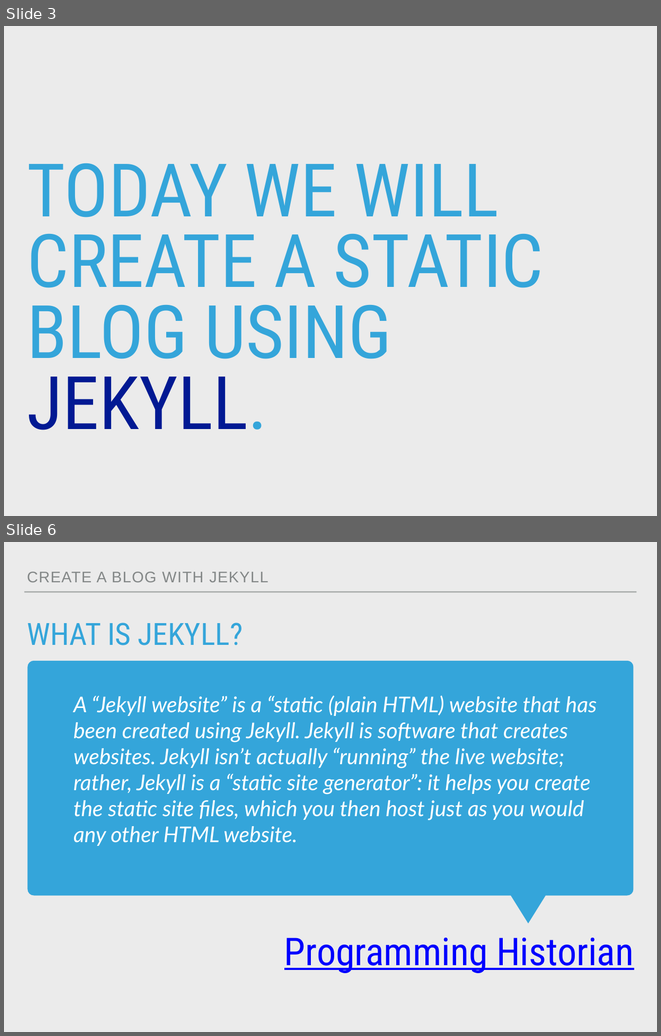
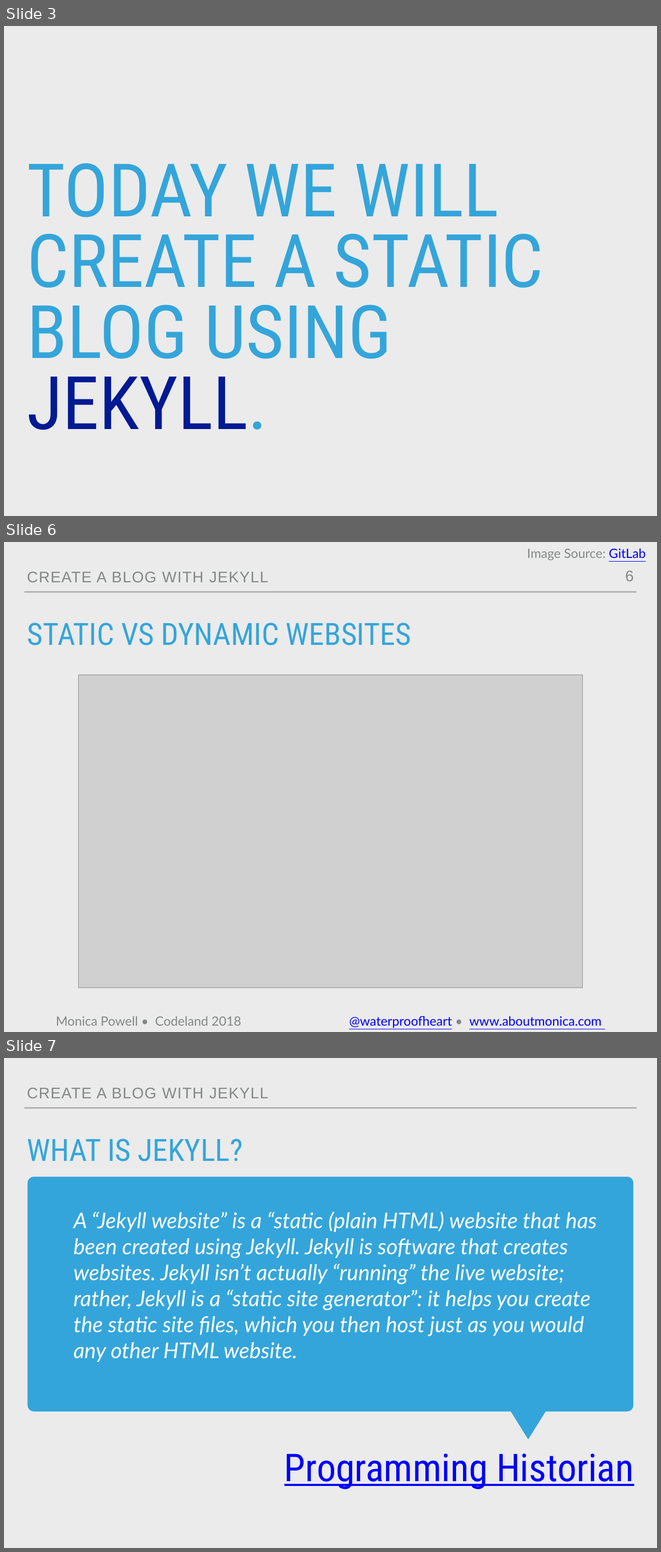
Before and after one commit to M0nica/codeland-workshop, a slide deck: codeland2018.pptx. Shown one above the other, each under a label of ours: slides 3 and 6 before the commit, slides 3, 6 and 7 after it; the slides between them are not shown. The pictures are 661x1036 and 661x1552 pixels, drawn with LibreOffice and Linux fonts; fonts in the diff are those of the drawing; grey boxes stand for pictures; background and template pictures are left out. Boxes give left, top, right and bottom in pixels: in the first picture for what was removed or moved away, otherwise in the second. Text is boxed around its words. In the diff, an @@ line names an element or a change of style, - is before the commit and + after.

```diff
--- a/codeland2018.pptx
+++ b/codeland2018.pptx
@@ slide 6 added at (x1=4, y1=542, x2=657, y2=1032), background #EBEBEB; not listed: 1 template element that a slide beside it also shows @@
@@ text added at (x1=527, y1=548, x2=646, y2=560), 20 pt, text #838787 @@
+Image Source: GitLab
@@ text added at (x1=27, y1=572, x2=268, y2=582), 24 pt, text #838787 @@
+CREATE A BLOG WITH JEKYLL
@@ page number added at (x1=625, y1=571, x2=634, y2=581), 24 pt, text #838787 @@
+6
@@ title added at (x1=27, y1=623, x2=411, y2=645), 48 pt, text #34A5DA @@
+STATIC VS DYNAMIC WEBSITES
@@ picture added at (x1=78, y1=674, x2=583, y2=988) @@
@@ text added at (x1=56, y1=1016, x2=602, y2=1027), 20 pt, text #0000FF, underline @@
+Monica Powell • Codeland 2018 @waterproofheart • www.aboutmonica.com
@@ what was slide 6 is now slide 7 @@
```
Also in this commit, not shown: 21 slides changed, 1 other slide added, 3 other files.
